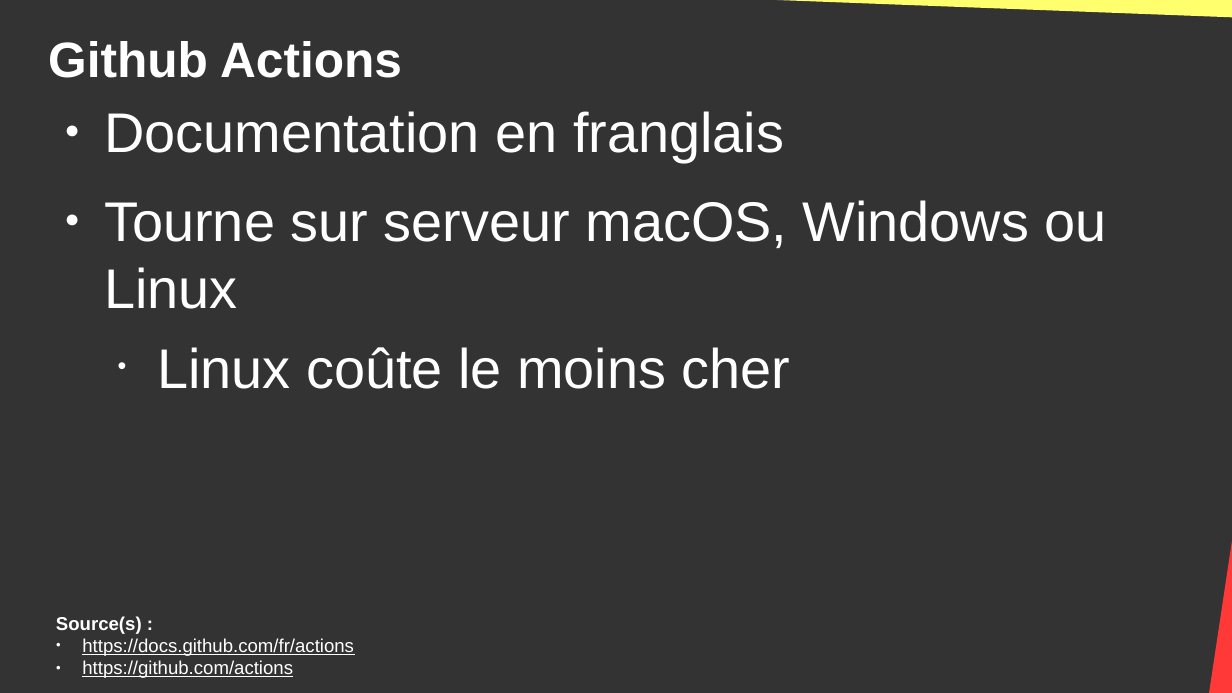
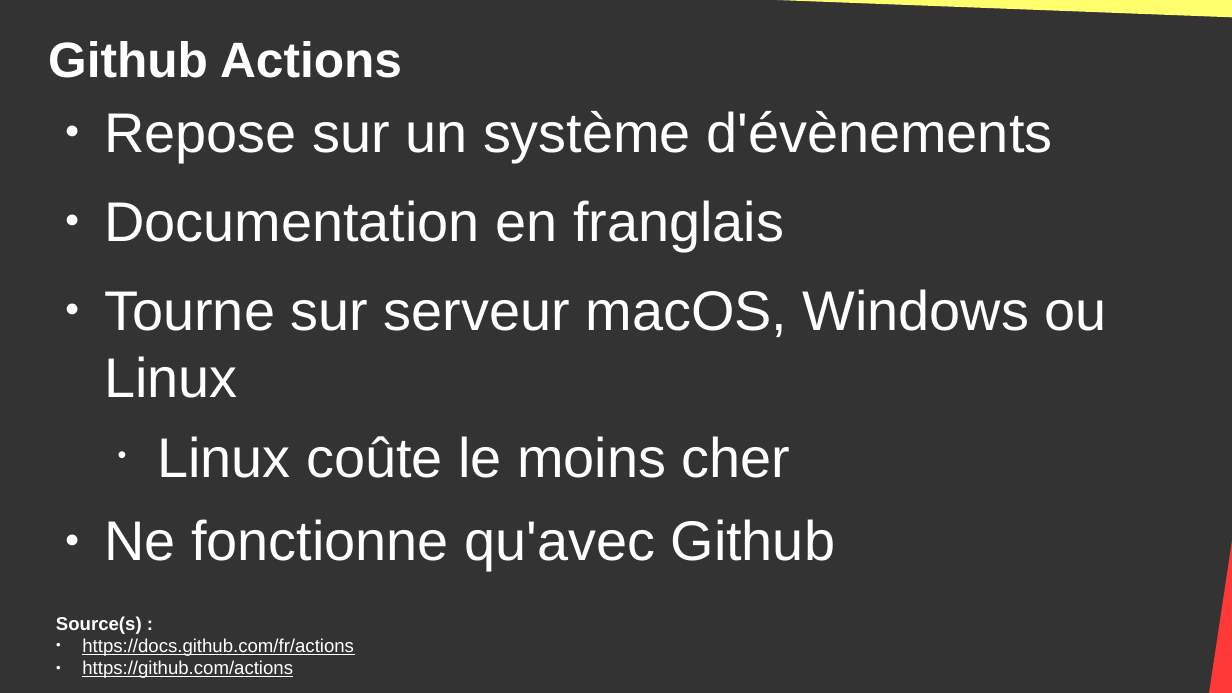
Before and after one commit to DanYellow/cours, a slide deck: slide 32 of developpement-web-et-dispositif-interactif-s6/travaux-pratiques/numero-4/presentation.odp. Drawn at 1232x693 pixels with LibreOffice and Linux fonts; fonts in the diff are those of the drawing. Boxes give left, top, right and bottom in pixels: in the first picture for what was removed or moved away, otherwise in the second. Text is boxed around its words. In the diff, an @@ line names an element or a change of style, - is before the commit and + after.

```diff
--- a/developpement-web-et-dispositif-interactif-s6/travaux-pratiques/numero-4/presentation.odp
+++ b/developpement-web-et-dispositif-interactif-s6/travaux-pratiques/numero-4/presentation.odp
@@ text at bbox=[104, 111, 1052, 162]: paragraph added @@
+● Repose sur un système d'évènements
@@ text at bbox=[104, 519, 835, 570]: paragraph added @@
+● Ne fonctionne qu'avec Github
```
Also in this commit, not shown: 4 other slides changed, 5 slides added.
